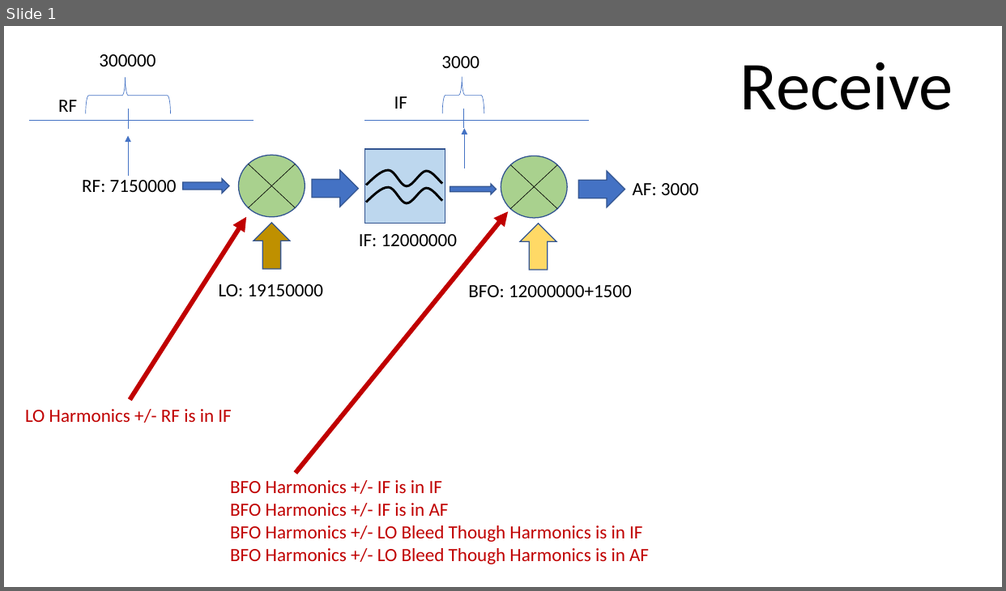
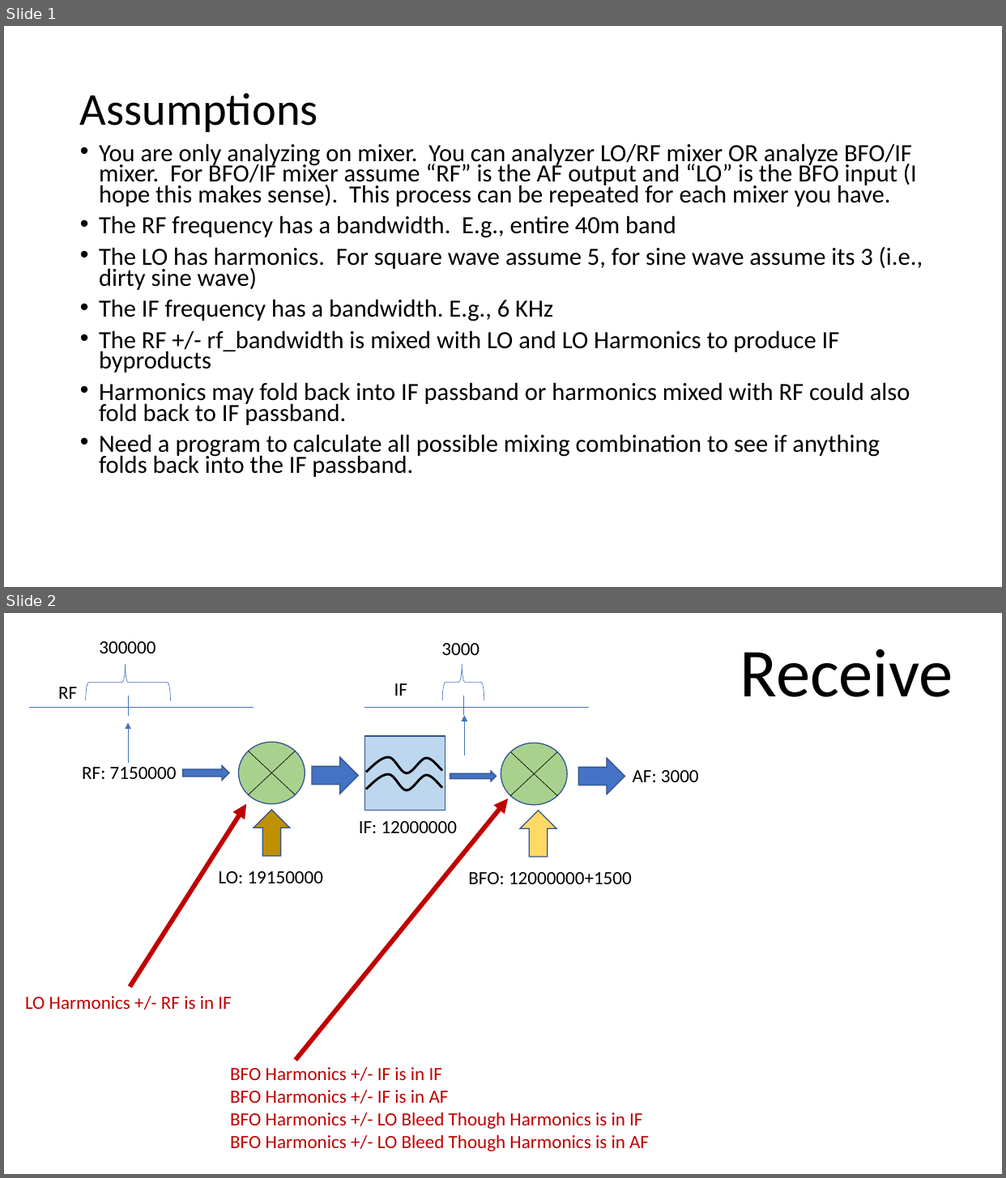
Before and after one commit to drajnauth/MixerIFAnalysis, a slide deck: How it works.pptx. Shown one above the other, each under a label of ours: slide 1 before the commit, slides 1 and 2 after it. The pictures are 1006x591 and 1006x1178 pixels, drawn with LibreOffice and Linux fonts; fonts in the diff are those of the drawing. Boxes give left, top, right and bottom in pixels: in the first picture for what was removed or moved away, otherwise in the second. Text is boxed around its words. In the diff, an @@ line names an element or a change of style, - is before the commit and + after.

```diff
--- a/How it works.pptx
+++ b/How it works.pptx
@@ slide 1 added at (4,26,1002,587), background #FFFFFF @@
@@ title added at (80,93,318,132), 44 pt, text #000000 @@
+Assumptions
@@ text added at (99,143,923,477), 23.8 pt, text #000000 @@
+• You are only analyzing on mixer. You can analyzer LO/RF mixer OR analyze BFO/IF mixer. For BFO/IF mixer assume “RF” is the AF output and “LO” is the BFO input (I hope this makes sense). This process can be repeated for each mixer you have.
+• The RF frequency has a bandwidth. E.g., entire 40m band
+• The LO has harmonics. For square wave assume 5, for sine wave assume its 3 (i.e., dirty sine wave)
+• The IF frequency has a bandwidth. E.g., 6 KHz
+• The RF +/- rf_bandwidth is mixed with LO and LO Harmonics to produce IF byproducts
+• Harmonics may fold back into IF passband or harmonics mixed with RF could also fold back to IF passband.
+• Need a program to calculate all possible mixing combination to see if anything folds back into the IF passband.
@@ what was slide 1 is now slide 2 @@
```
Also in this commit, not shown: 2 other files.
